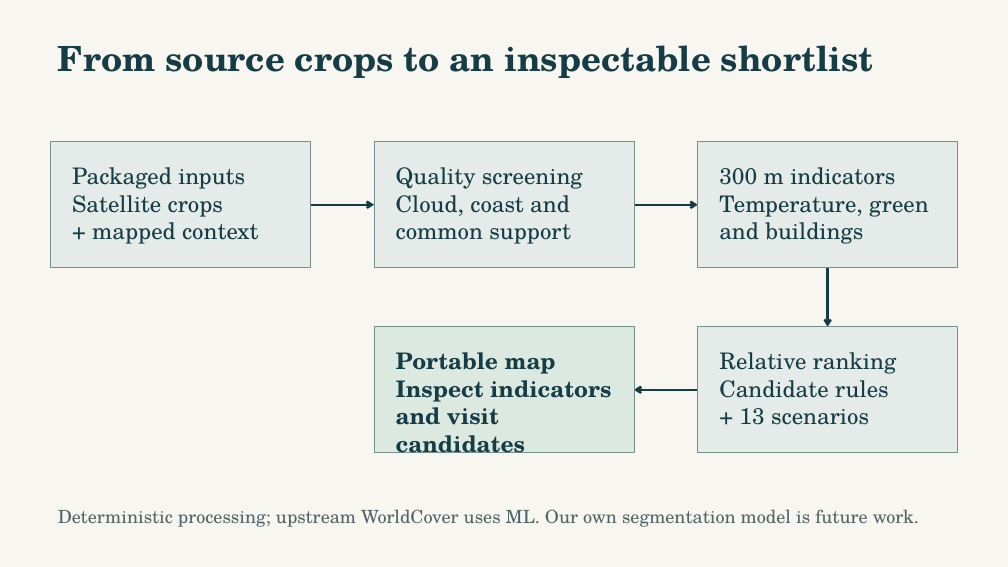
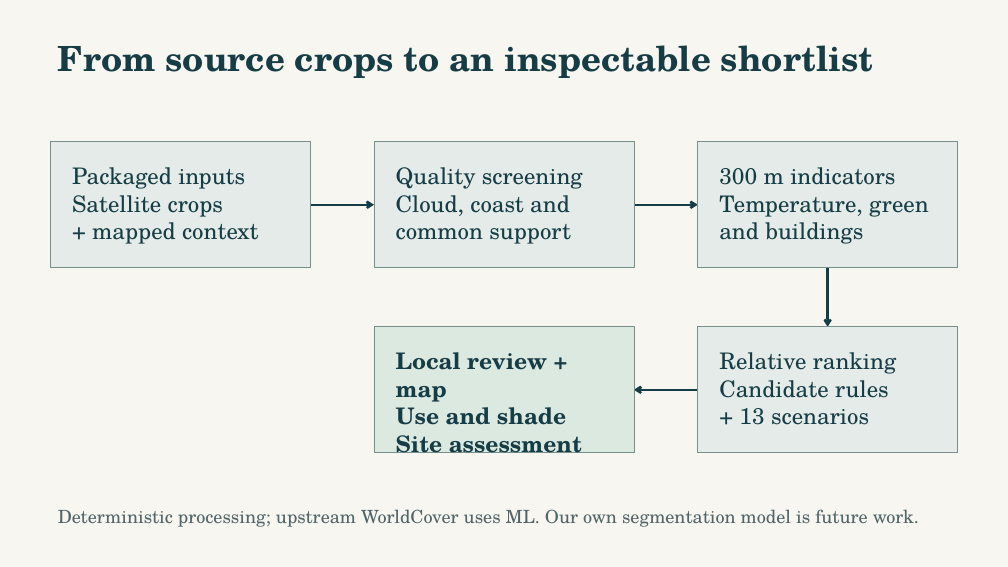
Before and after one commit to NasserAlhuri/spaceHacathon, a slide deck: slide 5 of docs/UrbanHeat-AlKhor-Pitch.pptx. Drawn at 1008x567 pixels with LibreOffice and Linux fonts; fonts in the diff are those of the drawing. Boxes give left, top, right and bottom in pixels: in the first picture for what was removed or moved away, otherwise in the second. Text is boxed around its words. In the diff, an @@ line names an element or a change of style, - is before the commit and + after.

Commit message:
Publish approved Al Khor local evidence, improved map, twelve-slide pitch and expanded verification

```diff
--- a/docs/UrbanHeat-AlKhor-Pitch.pptx
+++ b/docs/UrbanHeat-AlKhor-Pitch.pptx
@@ text at <box>396,352,582,453</box>: text changed @@
-Portable map
-Inspect indicators
-and visit candidates
+Local review + map
+Use and shade
+Site assessment
```
Also in this commit, not shown: 10 other slides changed, 32 other files.
